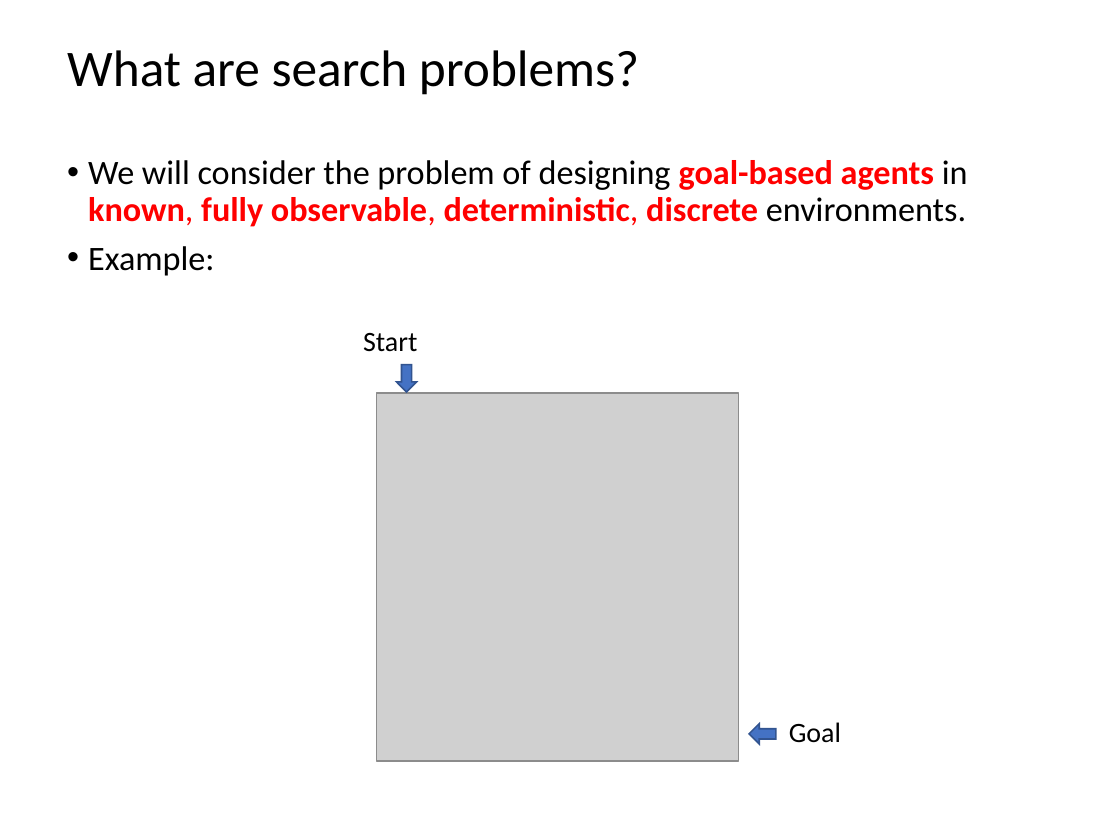
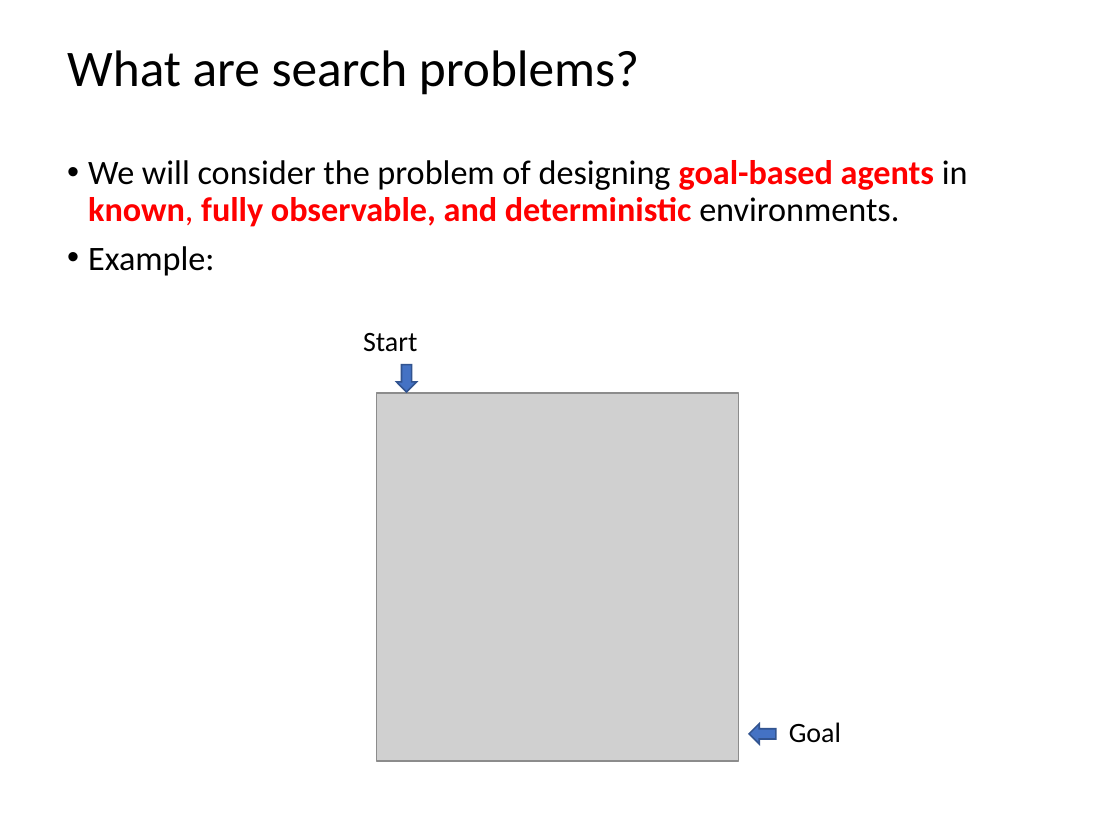
Before and after one commit to mhahsler/CS7320-AI, a slide deck: slide 3 of slides/03_search.pptx. Drawn at 1120x840 pixels with LibreOffice and Linux fonts; fonts in the diff are those of the drawing; grey boxes stand for pictures. Boxes give left, top, right and bottom in pixels: in the first picture for what was removed or moved away, otherwise in the second. Text is boxed around its words. In the diff, an @@ line names an element or a change of style, - is before the commit and + after.

```diff
--- a/slides/03_search.pptx
+++ b/slides/03_search.pptx
@@ text at [88,160,968,227]: text changed @@
-• We will consider the problem of designing goal-based agents in known, fully observable, deterministic, discrete environments.
+• We will consider the problem of designing goal-based agents in known, fully observable, and deterministic environments.
```
Also in this commit, not shown: 5 other slides changed, 1 other file.
